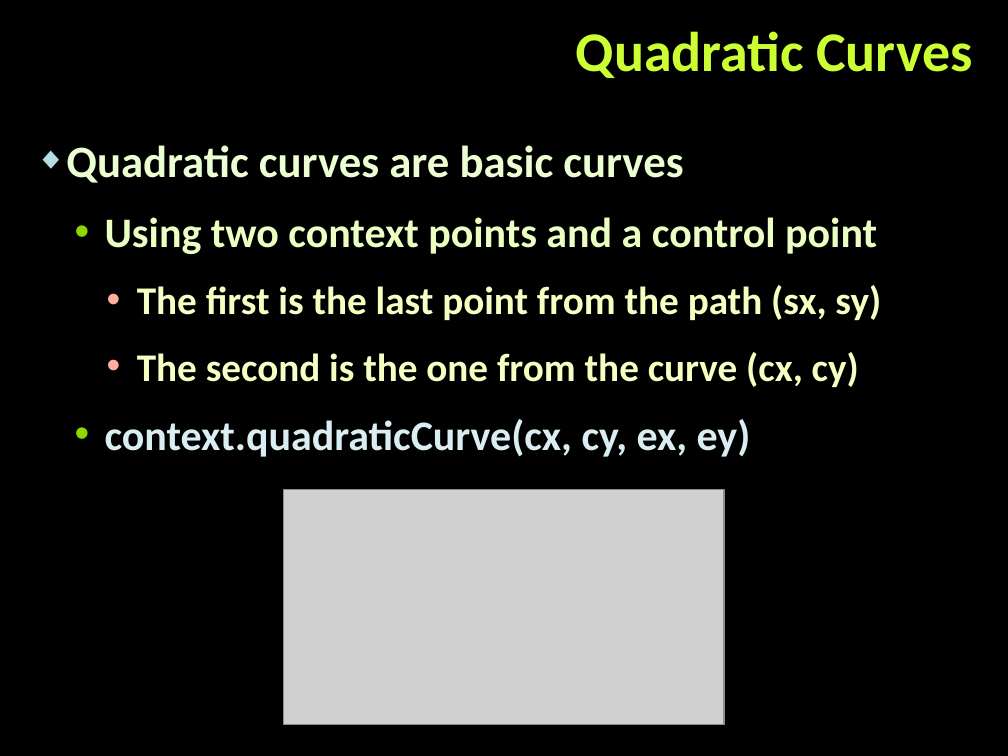
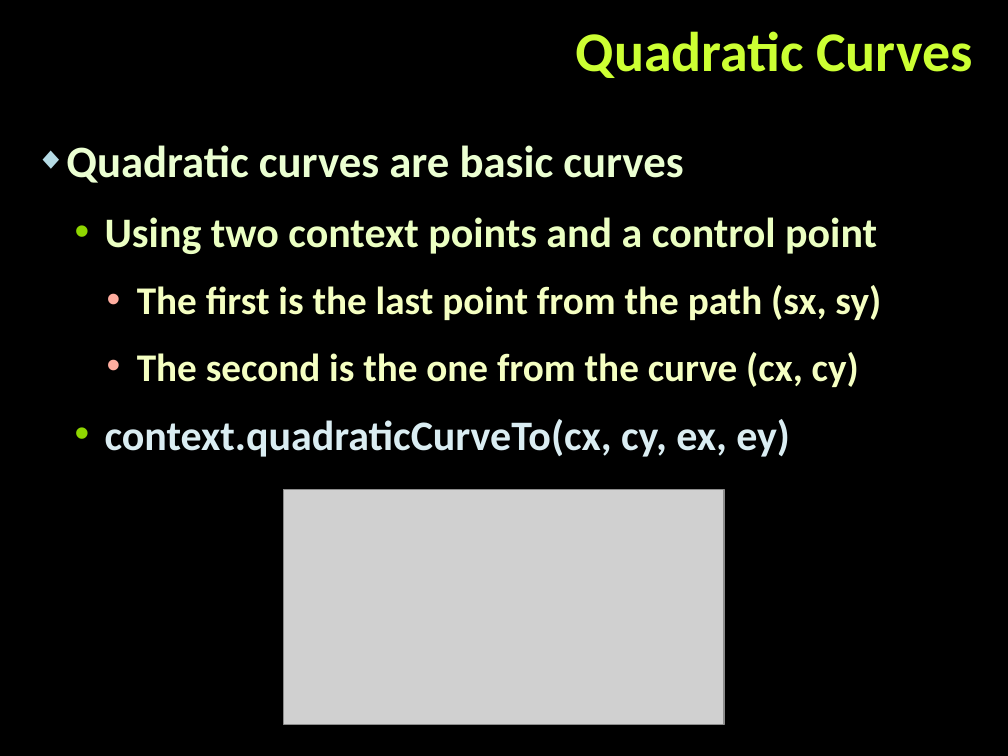
Before and after one commit to StefanSinapov/TelerikAcademy, a slide deck: slide 41 of 8. JavaScript UI & DOM/Lectures/02. Canvas.pptx. Drawn at 1008x756 pixels with LibreOffice and Linux fonts; fonts in the diff are those of the drawing; grey boxes stand for pictures; background and template pictures are left out. Boxes give left, top, right and bottom in pixels: in the first picture for what was removed or moved away, otherwise in the second. Text is boxed around its words. In the diff, an @@ line names an element or a change of style, - is before the commit and + after.

```diff
--- a/8. JavaScript UI & DOM/Lectures/02. Canvas.pptx
+++ b/8. JavaScript UI & DOM/Lectures/02. Canvas.pptx
@@ text at <box>105,419,790,457</box>: text changed @@
-  • context.quadraticCurve(cx, cy, ex, ey)
+  • context.quadraticCurveTo(cx, cy, ex, ey)
```
Also in this commit, not shown: 8 other slides changed, 5 slides added, 6 other files.
